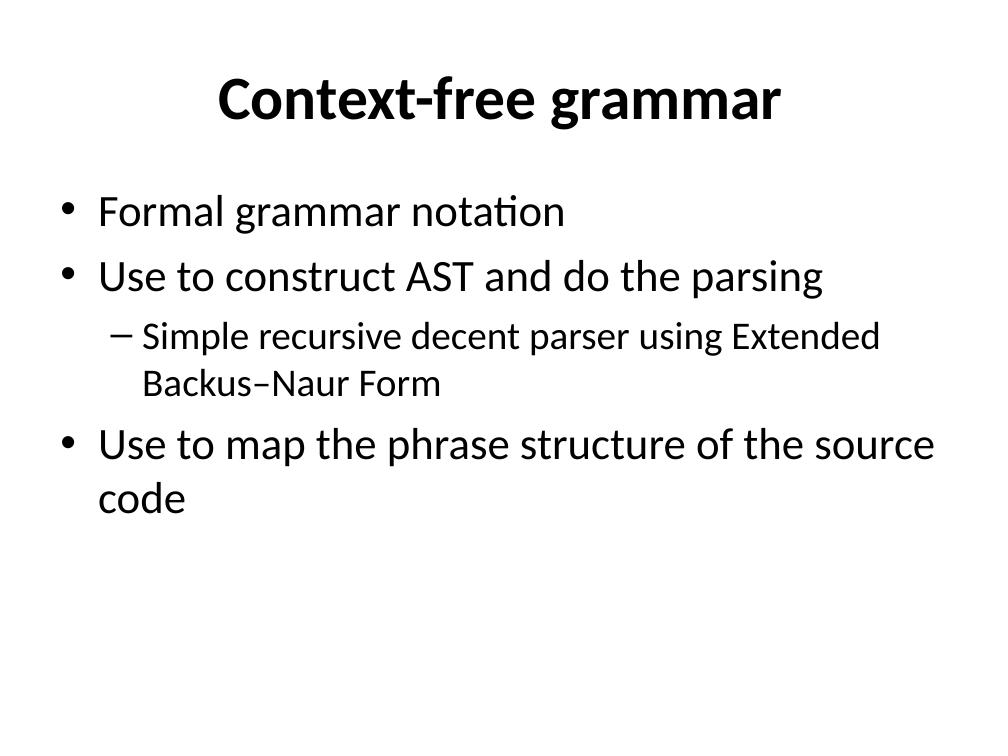
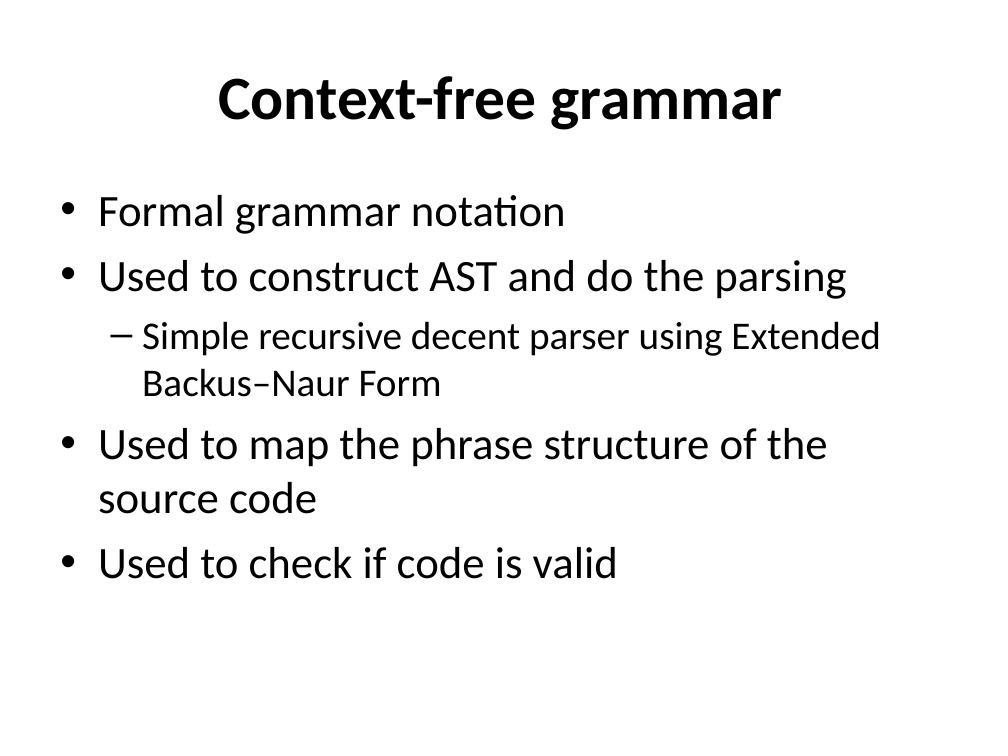
Before and after one commit to isurup/kalle-martin-group, a slide deck: slide 4 of SSE2/slides/1 Analysis.ppt. Drawn at 1008x756 pixels with LibreOffice and Linux fonts; fonts in the diff are those of the drawing. Boxes give left, top, right and bottom in pixels: in the first picture for what was removed or moved away, otherwise in the second. Text is boxed around its words. In the diff, an @@ line names an element or a change of style, - is before the commit and + after.

```diff
--- a/SSE2/slides/1 Analysis.ppt
+++ b/SSE2/slides/1 Analysis.ppt
@@ text at <box>98,260,846,299</box>: text changed @@
-• Use to construct AST and do the parsing
+• Used to construct AST and do the parsing
@@ text at <box>98,428,828,579</box>: text changed @@
-• Use to map the phrase structure of the source code
+• Used to map the phrase structure of the source code
+• Used to check if code is valid
```
